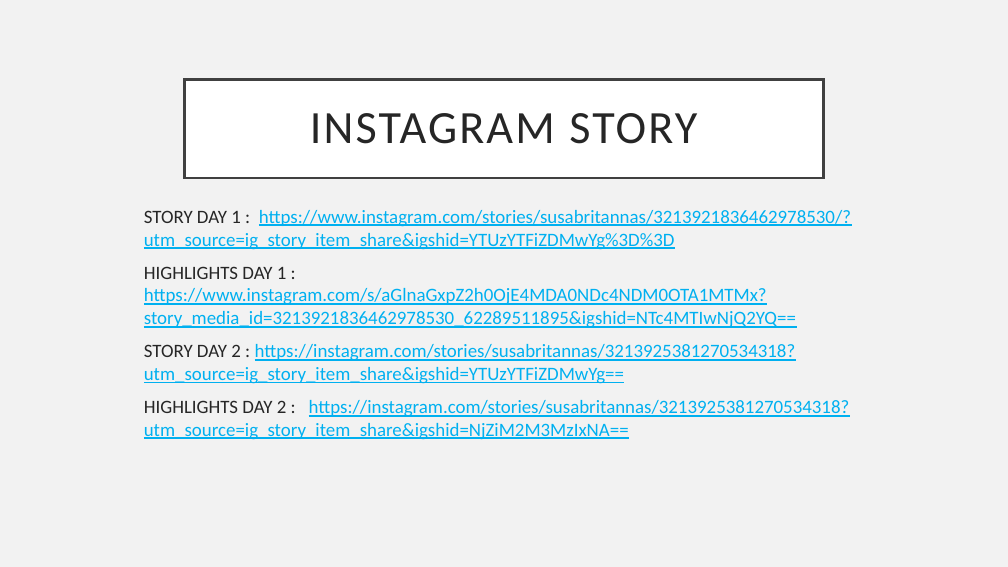
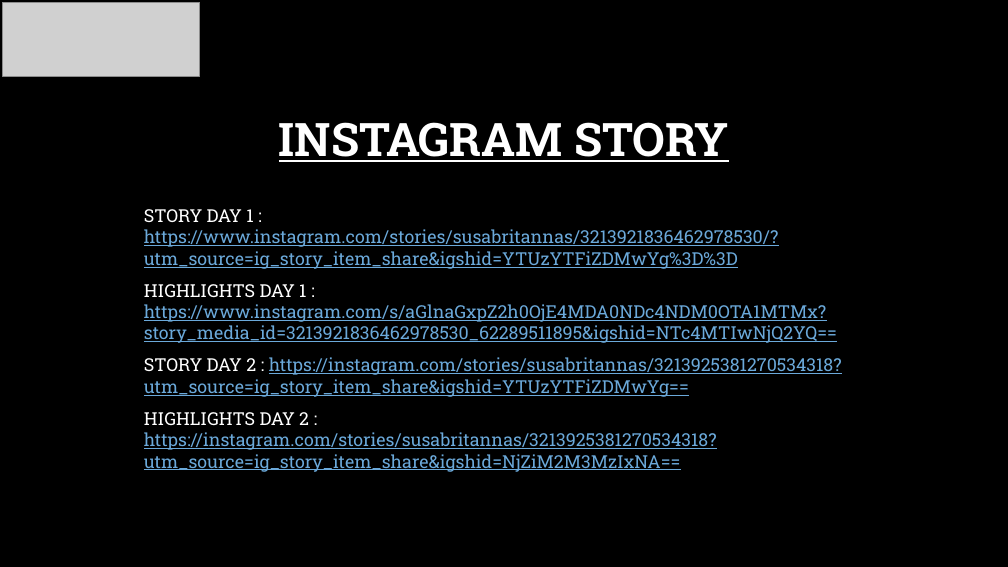
Before and after one commit to Sharfrajhyderbasha/digital-marketing-phase-2--britannia, a slide deck: slide 15 of BRITANNIA_PPT[2] susa sharfraj 1.pptx. Drawn at 1008x567 pixels with LibreOffice and Linux fonts; fonts in the diff are those of the drawing; grey boxes stand for pictures; background and template pictures are left out. Boxes give left, top, right and bottom in pixels: in the first picture for what was removed or moved away, otherwise in the second. Text is boxed around its words. In the diff, an @@ line names an element or a change of style, - is before the commit and + after.

```diff
--- a/BRITANNIA_PPT[2] susa sharfraj 1.pptx
+++ b/BRITANNIA_PPT[2] susa sharfraj 1.pptx
@@ background #F2F2F2 to picture (left out) @@
@@ picture added at <box>2,2,200,76</box> @@
@@ title "INSTAGRAM STORY": place and size @@
-title "INSTAGRAM STORY" at <box>185,79,823,178</box>
+title "INSTAGRAM STORY" at <box>279,122,729,162</box>
@@ title "INSTAGRAM STORY" at <box>279,122,729,162</box>: font Calibri to Roboto Slab, text colour #262626 to #FFFFFF, letter spacing 2 to 0 pt, bold on, underline on; fill #FFFFFF to none; outline #404040 2.5 pt to none @@
@@ text "STORY DAY 1 : https://www.instagram.com/stories/susabritanna ..." at <box>144,209,842,472</box>: size 18 to 17 pt, font Calibri to Roboto Slab, text colour #00B0F0 to #6BA9DA; text colour #262626 to #FFFFFF in "STORY DAY 1 :", "HIGHLIGHTS DAY 1 :", "STORY DAY 2 :", "HIGHLIGHTS DAY 2 :" @@
```
Also in this commit, not shown: 14 other slides changed, 2 slides added, 1 slide removed.
